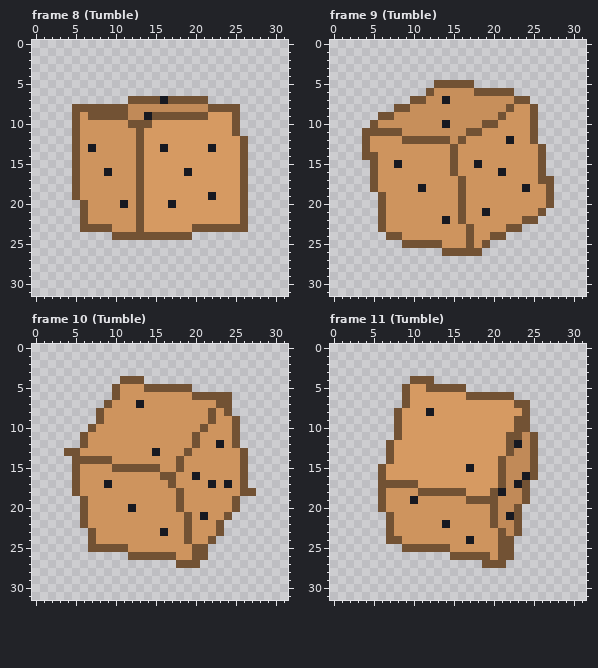
One commit to this pixel-art file: assets/source/aseprite/rolls/exploding_d6.aseprite. Above is the file before it was changed.
32x32 pixels, 24 frames. Colours within 5 levels of each other are drawn and written as one. Shown: frame 8 (Tumble), frame 9 (Tumble), frame 10 (Tumble), frame 11 (Tumble). The commit also changed other frames, which this record leaves out.
Now the later version:
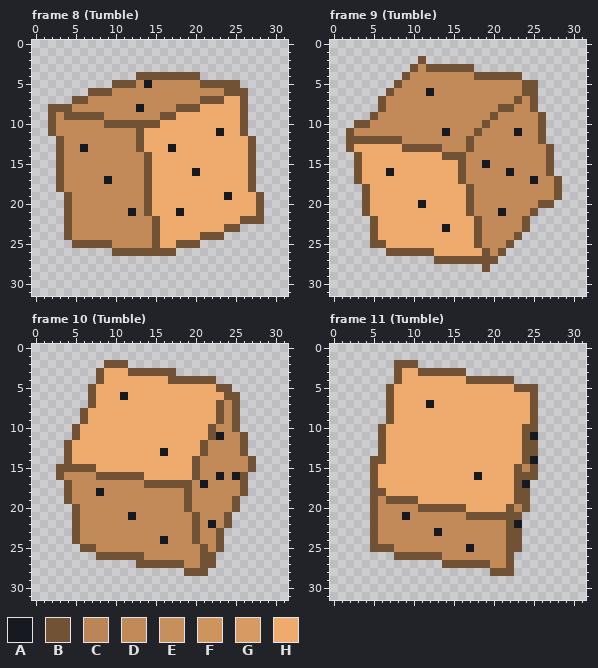
Palette (. is transparent): A #171921  B #725234  C #bb8655  D #c18a58  E #c78f5b  F #ce945e  G #d69a62  H #eeab6d
Edits made:
Changed rows in their new state; - is an unchanged pixel.
Frame 8 (Tumble):
first column x 2:
 4 -----------BBBBBBBB--------
 5 --------BBBDADDDDDDBBBBB---
 6 -----BBBDDDDDDDDDDDDDDBBB--
 7 ---BBDDDDDDDDDDDDDD-BBHHB--
 8 BBBDDDDDDD-A----BBBHHHHHB--
 9 BDB-B--DDD--DD--HHHHHHHHB--
10 BDDDDDDBBB---BHHHHHHHHHHB--
11 BDDDDDDDDDD-HHHHHHHHHAHHB--
12 -BDDDDDDDDD-HHHHHHHHHHHHHB-
13 -BDDADDDDDD-HHHAHHHHHHHHHB-
14 -BDDDDDDDDDDBHHHHHHHHHHHHB-
15 -BDDDDDDDDDDBHHHHHHHHHHHHB-
16 -BDDDDDDDDDDBHHHHHAHHHHHHB-
17 -BDDDDDADDDDBHHHHHHHHHHHHB-
18 -BDDDDDDDDDDBHHHHHHHHHHHHB-
19 --BDDDDDDDDDBHHHHHHHHHAHHHB
20 --BDDDDDDDDDBHHHHHHHHHHHHHB
21 --BDDDDDDDADBHHHAHHHHHHHHHB
22 --BDDDDDDDDDDBHHHHHHHHHH-BB
23 --BDDDDDDDDDDBHHHHHHHH--.--
24 --BDDDDDDDDDD-HHHHHBBB-----
25 ---BBBBBDDDDDBHHBBB--------
26 --------BBBBBBBB-----------
Frame 9 (Tumble):
first column x 2:
 2 ---------B-----------------
 3 --------BDBBBBBB-----------
 4 -------BDDDDDDDDBBBBBB-----
 5 ------BDDDDDDDDDDDDDDDBB---
 6 -----BDDDDADDDDDDDDDDDBB---
 7 ----BDDDDDDDDDDDDDDDD-DB---
 8 ----BDDDDDDDDDDDDDDB-DD----
 9 ---BDDDDDDDDDDDDDDBDDDDDB--
10 -BBDDDDDDDDDDDDDD-DDDDDDB--
11 BDDDDDDDDDDDADDD-DDDDADDB--
12 BB-BBBBDDDDDDDDBDDDDDDDDB--
13 BHHHHHHBBBBBDDDBDDDDDDDDDB-
14 -BHHHHHHHHHHB-BDDDDDDDDDDB-
15 -BHHHHHHHHHHHHBDDADDDDDDDB-
16 -BHHHAHHHHHHHHBDDDDDADDDDB-
17 -BHHHHHHHHHHHH-DDDDDDDDADDB
18 --BHHHHHHHHHHHHBDDDDDDDDDDB
19 --BHHHHHHHHHHHHBDDDDDDDDDDB
20 --BHHHHHHAHHHHHBDDDDDDDDB--
21 --BHHHHHHHHHHHHBDDDADDDB.--
22 ---BHHHHHHHHHHHHBDDDDD-.---
23 ---BHHHHHHHHAHHHBDDDDDB----
24 ---BHHHHHHHHHHHHBDDDDB-----
25 ---BBHHHHHHHHHHHBDDDB------
26 -----BBBBBBHHHHHHBDB-------
27 -----------BBBBBBBB--------
28 -----------------B---------
Frame 10 (Tumble):
first column x 3:
 2 ------BBB----------------
 3 -----BHHHBBBBBB----------
 4 -----BHHHHHHHHBBBBBB-----
 5 ----BHHHHHHHHHHHHHHHBB---
 6 ----BHHHAHHHHHHHHHHHH-B--
 7 ----BHHHHHHHHHHHHHHH-DB--
 8 ---BHHHHHHHHHHHHHHHHBDB--
 9 ---BHHHHHHHHHHHHHHHHBD---
10 --BHHHHHHHHHHHHHHHHBDD---
11 --BHHHHHHHHHHHHHHHHBADDB-
12 -BHHHHHHHHHHHHHHHHBDDDDB-
13 --HHHHHHHHHHHAHHHHBDDDD--
14 -BHHHHHHHHHHHHHHHBDDDDDDB
15 BB-BBHHHHHHHHHHHHBDDDDDDB
16 BDDDDBBBBBBHHHHHHBDDADA--
17 -BDDDDDDDDDBBB-BBDADDDD--
18 -BDDDADDDDDDDDDDBDDDDDD-.
19 -BDDDDDDDDDDDDDDBDDDDD---
20 --BDDDDDDDDDDDDDBDDDDD---
21 --BDDDDDDADDDDDDDBDDD----
22 --BDDDDDDDDDDDDDDBDADB---
23 --BDDDDDDDDDDDDDDBDD-----
24 --BDDDDDDDDDDADDDBDDB----
25 ---B-DDDDDDDDDDDDD-DB----
26 -----BBBB--DDDDDDD-B-----
27 ----------BBBBB-DDBB-----
28 ----------------BBB------
Frame 11 (Tumble):
first column x 5:
 2 ---BBB---------------
 3 ---BHHBBBBBB---------
 4 ---BHHHHHHHHBBBBBB---
 5 --BHHHHHHHHHHHHHHHBBB
 6 --BHHHHHHHHHHHHHHHHHB
 7 --BHHHHAHHHHHHHHHHHHB
 8 --BHHHHHHHHHHHHHHHHHB
 9 --BHHHHHHHHHHHHHHHHHB
10 -BHHHHHHHHHHHHHHHHH-B
11 -BHHHHHHHHHHHHHHHHHBA
12 -BHHHHHHHHHHHHHHHHHB-
13 -BHHHHHHHHHHHHHHHHHB-
14 BBHHHHHHHHHHHHHHHHHBA
15 BHHHHHHHHHHHHHHHHHBC-
16 BHHHHHHHHHHHHAHHHHBB-
17 BHHHHHHHHHHHHHHHHHBA-
18 B-HHHHHHHHHHHHHHHHB--
19 BDBBBBHHHHHHHHHHHHB--
20 BDDDDDBBBBBBHHHHHBCB-
21 BDDDADDDDDDDBBB-BB---
22 BDDDDDDDDDDDDDDD-BA--
23 BDDDDDDDADDDDDDDDB---
24 BDDDDDDDDDDDDDDDD-B--
25 BBBDDDDDDDDDADDDD-B--
26 ---BBBBBBDDDDDDDD----
27 ---------BBBBB-DDB---
28 ---------------BBB---
Pixel boxes of the changes (left, top, right, bottom) in both pictures:
changed: (48, 72, 264, 256)
changed: (346, 56, 562, 272)
changed: (56, 360, 256, 576)
changed: (370, 360, 538, 576)
